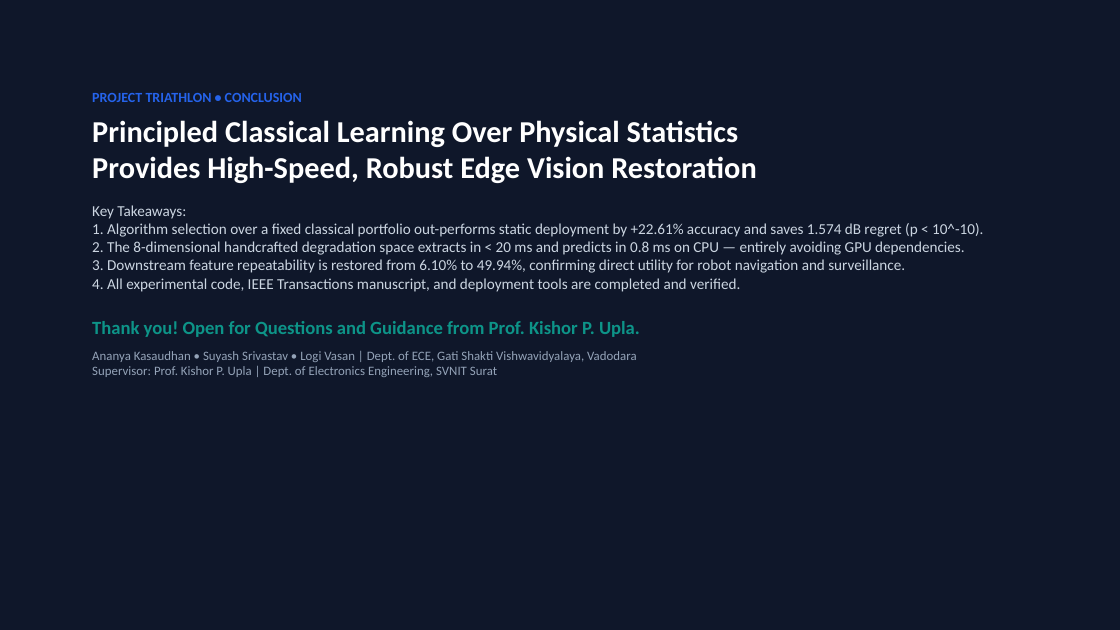
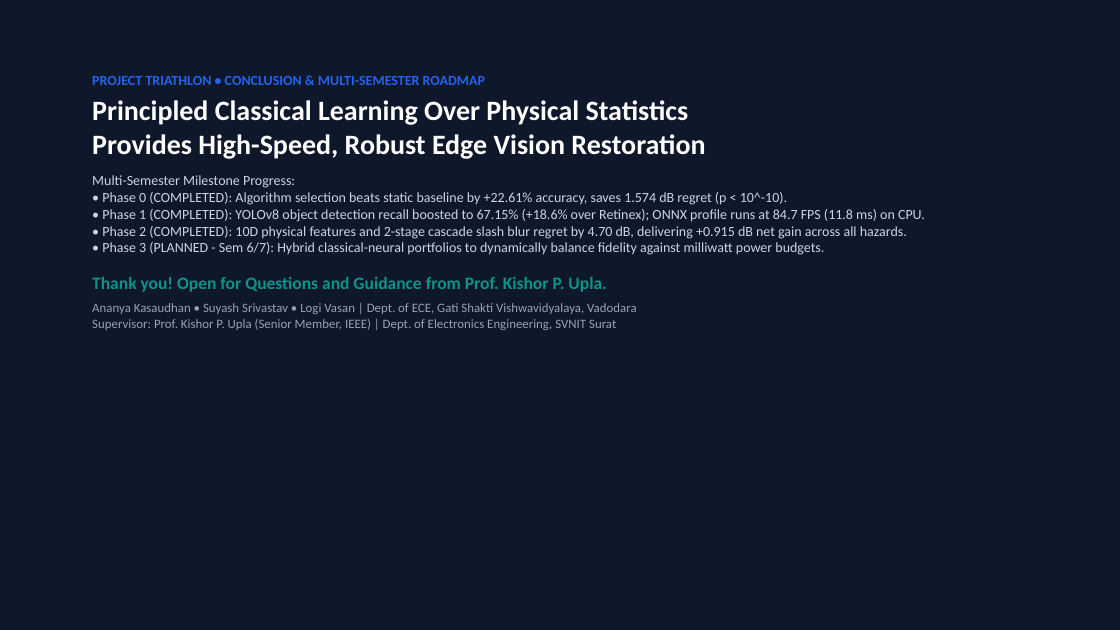
Before and after one commit to Suyashusesgit/Aiml_Sem5, a slide deck: slide 15 of report/Project_Triathlon_Executive_Presentation.pptx (slide 12 before the commit). Drawn at 1120x630 pixels with LibreOffice and Linux fonts; fonts in the diff are those of the drawing. Boxes give left, top, right and bottom in pixels: in the first picture for what was removed or moved away, otherwise in the second. Text is boxed around its words. In the diff, an @@ line names an element or a change of style, - is before the commit and + after.

```diff
--- a/report/Project_Triathlon_Executive_Presentation.pptx
+++ b/report/Project_Triathlon_Executive_Presentation.pptx
@@ text "PROJECT TRIATHLON • CONCLUSION & ...": place and size @@
-text "PROJECT TRIATHLON • CONCLUSION & ..." at <box>92,93,983,377</box>
+text "PROJECT TRIATHLON • CONCLUSION & ..." at <box>92,76,925,330</box>
@@ text at <box>92,76,485,85</box>: text changed @@
-PROJECT TRIATHLON • CONCLUSION
+PROJECT TRIATHLON • CONCLUSION & MULTI-SEMESTER ROADMAP
@@ text at <box>92,100,705,292</box>: size 26 to 24 pt in "Principled Classical Learning Over Physical Statistics Provi ..."; size 16 to 15 pt in "Thank you! Open for Questions and Guidance ..."; less space between paragraphs @@
@@ text at <box>92,175,925,255</box>: text changed; size 13 to 12 pt @@
-Key Takeaways:
-1. Algorithm selection over a fixed classical portfolio out-performs static deployment by +22.61% accuracy and saves 1.574 dB regret (p < 10^-10).
-2. The 8-dimensional handcrafted degradation space extracts in < 20 ms and predicts in 0.8 ms on CPU — entirely avoiding GPU dependencies.
-3. Downstream feature repeatability is restored from 6.10% to 49.94%, confirming direct utility for robot navigation and surveillance.
-4. All experimental code, IEEE Transactions manuscript, and deployment tools are completed and verified.
+Multi-Semester Milestone Progress:
+• Phase 0 (COMPLETED): Algorithm selection beats static baseline by +22.61% accuracy, saves 1.574 dB regret (p < 10^-10).
+• Phase 1 (COMPLETED): YOLOv8 object detection recall boosted to 67.15% (+18.6% over Retinex); ONNX profile runs at 84.7 FPS (11.8 ms) on CPU.
+• Phase 2 (COMPLETED): 10D physical features and 2-stage cascade slash blur regret by 4.70 dB, delivering +0.915 dB net gain across all hazards.
+• Phase 3 (PLANNED - Sem 6/7): Hybrid classical-neural portfolios to dynamically balance fidelity against milliwatt power budgets.
@@ text at <box>92,303,637,330</box>: text changed @@
-Ananya Kasaudhan • Suyash Srivastav • Logi Vasan | Dept. of ECE, Gati Shakti Vishwavidyalaya, Vadodara
-Supervisor: Prof. Kishor P. Upla | Dept. of Electronics Engineering, SVNIT Surat
+Ananya Kasaudhan • Suyash Srivastav • Logi Vasan | Dept. of ECE, Gati Shakti Vishwavidyalaya, Vadodara
+Supervisor: Prof. Kishor P. Upla (Senior Member, IEEE) | Dept. of Electronics Engineering, SVNIT Surat
```
Also in this commit, not shown: 1 other slide changed, 3 slides added, 9 other files.
